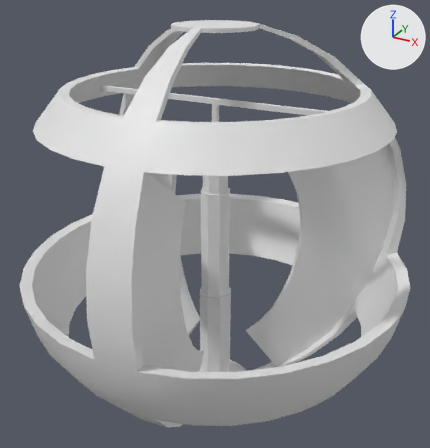
The Blender file UnityProject/Assets/Turretcontroller/Meshes/drone.blend: old version first, new version second.
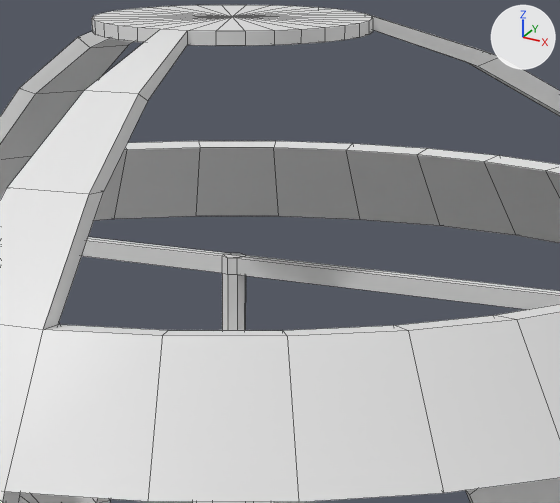
The first picture shows the older version from a 50 mm lens placed at (1.345, -2.445, 1.232), pointed at (0.002, -0.003, 0.011). The close-ups show both versions on the part from 33% to 74% of the width and 4% to 39% of the height of that picture. The axes (+X, +Y, +Z) are drawn at upper right. The lights are the same throughout. The close-ups show mesh edges as thin lines.
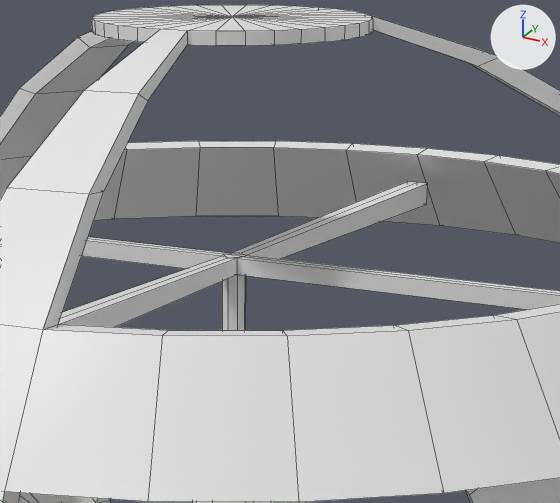
Diff of the bpy script that builds the scene:
```diff
--- a/UnityProject/Assets/Turretcontroller/Meshes/drone.blend.py
+++ b/UnityProject/Assets/Turretcontroller/Meshes/drone.blend.py
@@ me_sphere_001 @@
 # used by ob_sphere; location = (0.0, 0.0, 0.0)
-me_sphere_001.from_pydata(...)  # 762 vertices, 843 faces; spans x -0.98..0.98, y -1.0..0.98, z -0.98..0.98
+me_sphere_001.from_pydata(...)  # 774 vertices, 855 faces; spans x -0.98..0.98, y -1.0..0.98, z -0.98..0.98
+# me_sphere_001 part 1
+# 4 faces are deleted
+# 12 vertices are added at x -0.01..0.02, y -0.67..0.66, z 0.62..0.66
+# 16 new faces join them
 me_sphere_001.materials.append(mat_untitled)
```

What differs and where, as boxes (x1, y1, x2, y2) in the close-ups (560 x 503 px):
part 1 of me_sphere_001, built on
    before: (222, 257, 237, 275)
    after: (59, 181, 428, 327)
